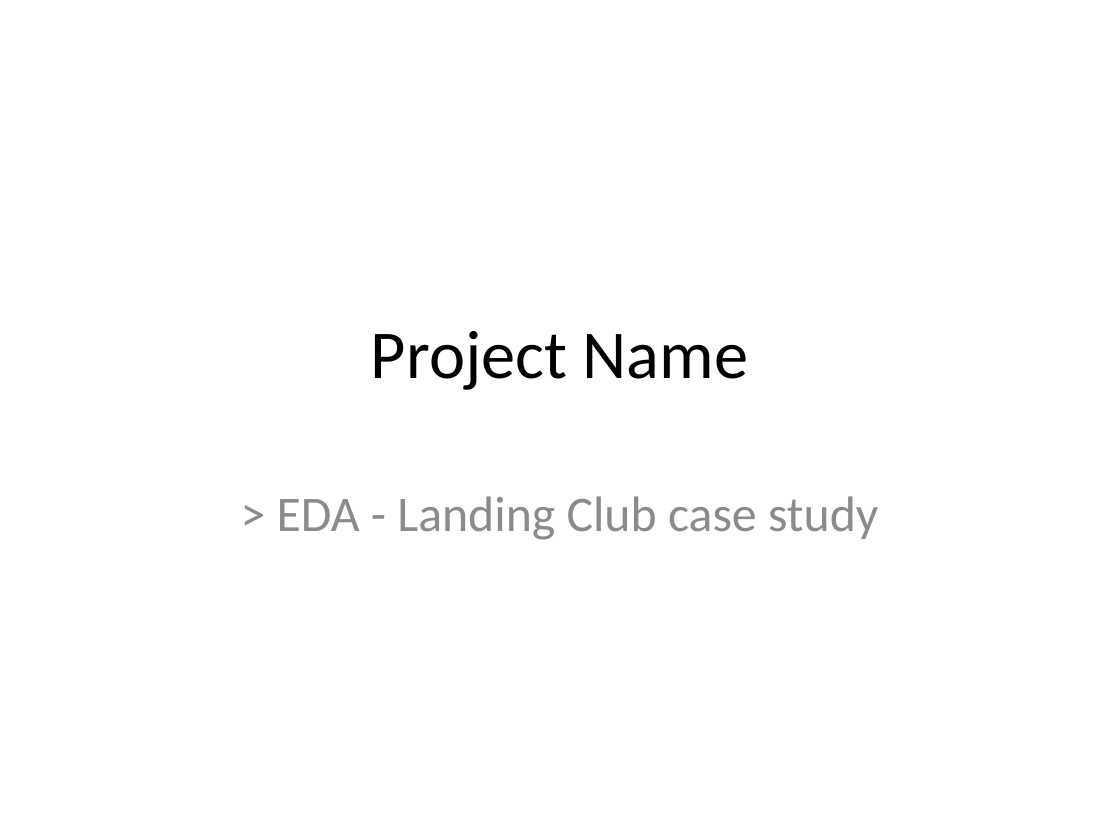
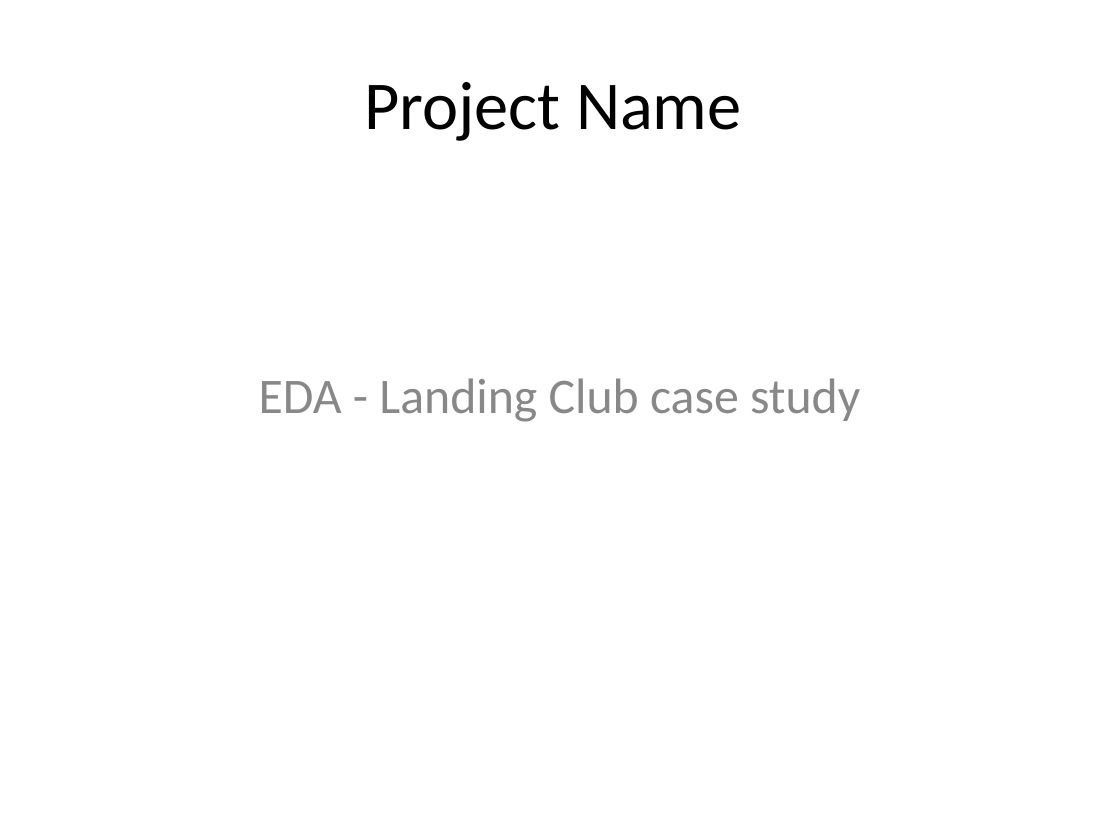
Before and after one commit to niranjantitan76/LandingClubStudy, a slide deck: slide 1 of Loan_Application_Case_Study.pptx. Drawn at 1120x840 pixels with LibreOffice and Linux fonts; fonts in the diff are those of the drawing; background and template pictures are left out. Boxes give left, top, right and bottom in pixels: in the first picture for what was removed or moved away, otherwise in the second. Text is boxed around its words. In the diff, an @@ line names an element or a change of style, - is before the commit and + after.

```diff
--- a/Loan_Application_Case_Study.pptx
+++ b/Loan_Application_Case_Study.pptx
@@ title "Project Name" moved from (x1=371, y1=331, x2=749, y2=390) to (x1=364, y1=82, x2=742, y2=141) @@
@@ subtitle at (x1=259, y1=378, x2=860, y2=422): text changed; text colour #8C8C8C to #888888 @@
-> EDA - Landing Club case study
+EDA - Landing Club case study
```
Also in this commit, not shown: 16 other slides changed, 10 slides added, 5 slides removed, 8 other files.
